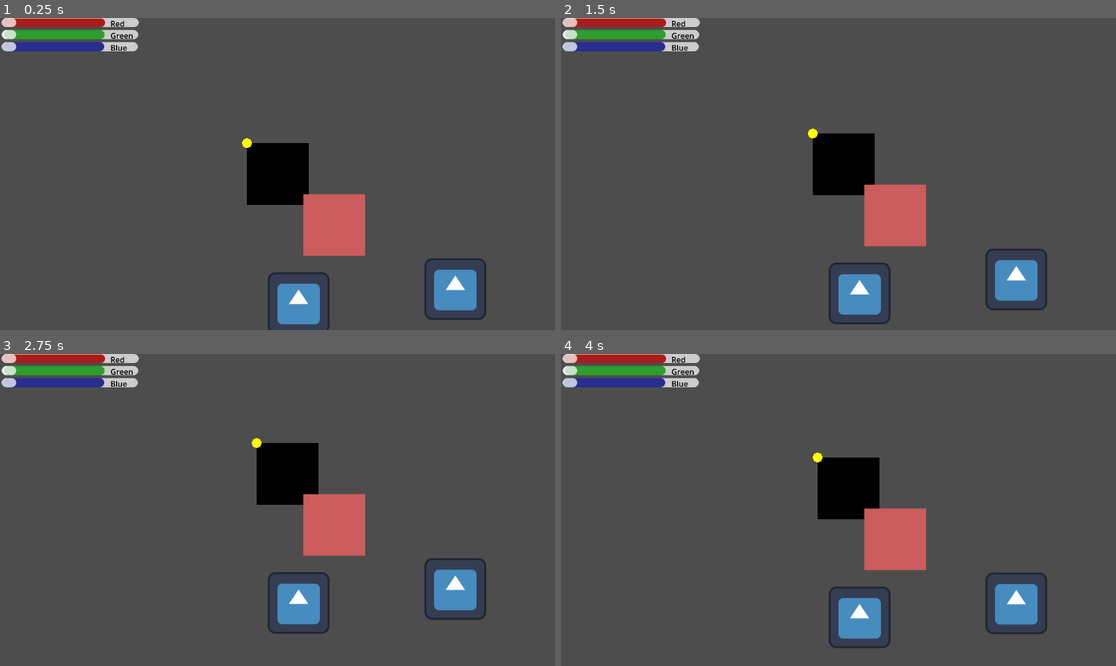
Above: before the commit, frames 1-4 (two rows, left to right).
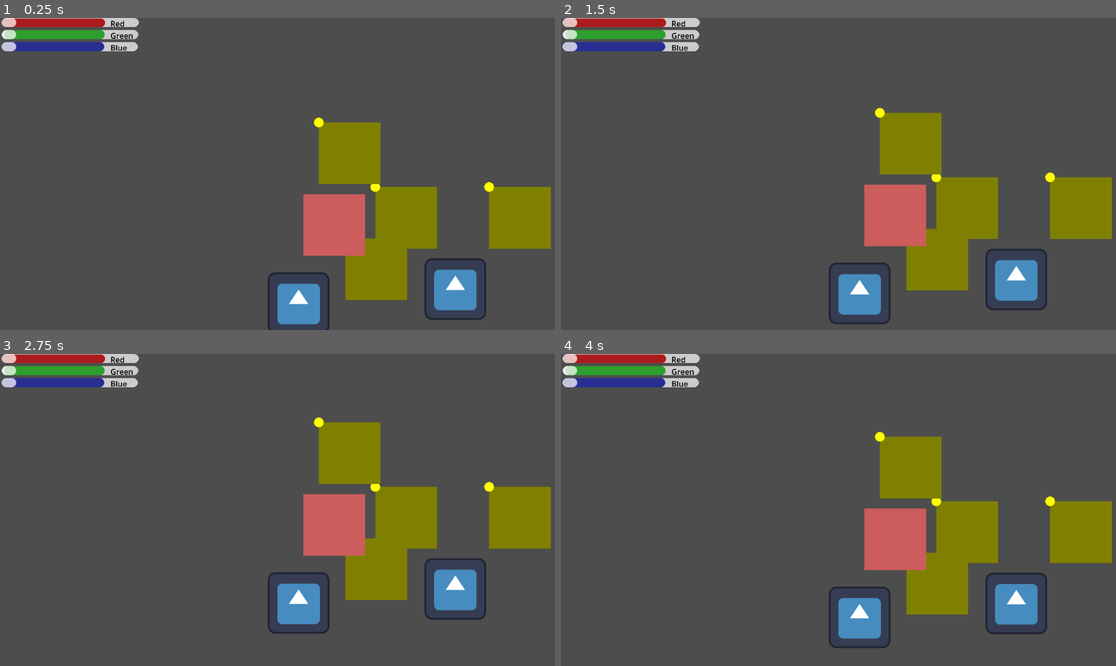
Above: after the commit, the same moments.

Repository: y1z/ms-pixel
Game: Godot game, scene res://Scenes/main.tscn
The game is run twice, just before and just after one commit, with the same random seed, the same clock (stepped at 60 frames per second) and the same inputs. The engine's default icon, where the game draws it, is replaced by a stand-in: a white triangle on a blue panel in a dark square.
Inputs (mouse positions are in pixels of both pictures, inside the frame that each line leads up to):
- Up to frame 1 (0.25 s): no input
- Up to frame 2 (1.5 s): tap Enter at 0.5 s; move the mouse to (960, 158) at 0.52 s; press the mouse at (960, 158) at 0.53 s; hold D (move_right) 0.53-1.28 s; tap Space at 1.25 s; move the mouse to (727, 189) at 1.27 s; release the mouse at (727, 189) at 1.28 s; hold S (move_down) from 1.28 s (still down); click (727, 189) at 1.35 s
- Up to frame 3 (2.75 s): move the mouse to (333, 441) at 2.02 s; release S (move_down) at 2.03 s; press the mouse at (333, 441) at 2.03 s; hold D (move_right) from 2.03 s (still down); tap Enter at 2.1 s
- Up to frame 4 (4 s): tap Enter at 2.75 s; move the mouse to (810, 572) at 2.77 s; release D (move_right) at 2.78 s; release the mouse at (810, 572) at 2.78 s; hold W (move_up) 2.78-3.53 s; tap F at 2.85 s; click (810, 572) at 3.05 s; move the mouse to (1005, 556) at 3.52 s; press the mouse at (1005, 556) at 3.53 s; hold S (move_down) from 3.53 s (still down)

The runs differ from the first frame. In frame 1, 11% of the frame differs, in the area x 43-100%, y 31-91%; in frame 2, 11%; in frame 3, 11%; in frame 4, 11%.

Commit message:
Add a Themes folder

Diff:
--- a/Scenes/main.tscn
+++ b/Scenes/main.tscn
@@ -3,8 +3,8 @@
 [ext_resource type="Script" uid="uid://cs3lxpnvlc3hd" path="res://Scripts/test_create_image.gd" id="1_bo1nx"]
 [ext_resource type="Texture2D" uid="uid://bqxsdths03efw" path="res://Sprites/icon2.svg" id="1_jjgbg"]
 [ext_resource type="Texture2D" uid="uid://bmhj0i2o5i7ga" path="res://Textures/icon_texture.svg" id="3_8gbba"]
-[ext_resource type="StyleBox" uid="uid://bynyywx5h71e7" path="res://Scenes/h_scroll_bar_theme.tres" id="3_21xkr"]
-[ext_resource type="Theme" uid="uid://bealeuncdmy3b" path="res://Entities/basic_theme.tres" id="3_kry3j"]
+[ext_resource type="StyleBox" uid="uid://bynyywx5h71e7" path="res://Themes/h_scroll_bar_theme.tres" id="3_21xkr"]
+[ext_resource type="Theme" uid="uid://bealeuncdmy3b" path="res://Themes/basic_theme.tres" id="3_kry3j"]
 [ext_resource type="PackedScene" uid="uid://cjcdpcj4atgb8" path="res://Entities/pixel.tscn" id="4_jjvhh"]
 
 [sub_resource type="Theme" id="Theme_jjvhh"]
@@ -59,6 +59,15 @@
 [node name="Pixel" parent="." instance=ExtResource("4_jjvhh")]
 position = Vector2(266, 91)
 
+[node name="Pixel2" parent="." instance=ExtResource("4_jjvhh")]
+position = Vector2(204, 198)
+
+[node name="Pixel3" parent="." instance=ExtResource("4_jjvhh")]
+position = Vector2(149, -43)
+
+[node name="Pixel4" parent="." instance=ExtResource("4_jjvhh")]
+position = Vector2(502, 91)
+
 [node name="scene_camera" type="Camera2D" parent="."]
 unique_name_in_owner = true
 
--- a/Scripts/pixel.gd
+++ b/Scripts/pixel.gd
@@ -13,7 +13,6 @@
 	raw_image = Image.create_empty(DEFAULT_WIDTH , DEFAULT_HEIGHT, true , Image.Format.FORMAT_RGBA8)
 	image_texture = ImageTexture.create_from_image(raw_image)
 	self.texture = image_texture
-	self.position = Vector2(0,0)
 	current_color = Color.BLACK
 	sprite_rect = get_sprite_hitbox()
 
@@ -29,26 +28,26 @@
 	if event.is_action_pressed("l_click"):
 		var mouse_pos := to_local(get_global_mouse_position())
 		var is_inside_hitbox :bool = sprite_rect.has_point(mouse_pos)
-		print("is insde hitbox %s" % is_inside_hitbox)
 		if !is_inside_hitbox : return
+		#print("is insde hitbox %s" % is_inside_hitbox)
 		var inside_sprite_pos:Vector2 = mouse_pos - sprite_rect.position
+		@warning_ignore_start("narrowing_conversion")
 		raw_image.set_pixel(inside_sprite_pos.x,inside_sprite_pos.y,Color.GOLD)
+		@warning_ignore_restore("narrowing_conversion")
 		image_texture.update(raw_image)
 		self.texture = image_texture
-		pass
-
-	if event.is_action_pressed("move_right"):
-		self.position.x += 10.0
 		pass
 	pass
 
 func _draw() -> void:
 	if !OS.is_debug_build() : return
 	draw_circle(sprite_rect.position,10.0,Color.YELLOW)
+	var rect_color := Color.YELLOW
+	rect_color.a = 0.5;
+	draw_rect(sprite_rect,rect_color)
 	pass
 
 
 func get_sprite_hitbox() -> Rect2:
 	var sprite_size := Vector2(self.texture.get_width(),self.texture.get_height())
-	var hitbox_offset :Vector2 = Vector2(sprite_size.x * 0.5,sprite_size.y * 0.5)
-	return Rect2(self.position - hitbox_offset ,sprite_size) ;
+	return Rect2(self.get_rect().position ,sprite_size) ;
--- a/project.godot
+++ b/project.godot
@@ -40,7 +40,8 @@
 "res://Scenes/": "red",
 "res://Scripts/": "green",
 "res://Sprites/": "yellow",
-"res://Textures/": "purple"
+"res://Textures/": "purple",
+"res://Themes/": "pink"
 }
 
 [input]
Renamed: Entities/basic_theme.tres -> Themes/basic_theme.tres
Renamed: Scenes/h_scroll_bar_theme.tres -> Themes/h_scroll_bar_theme.tres
